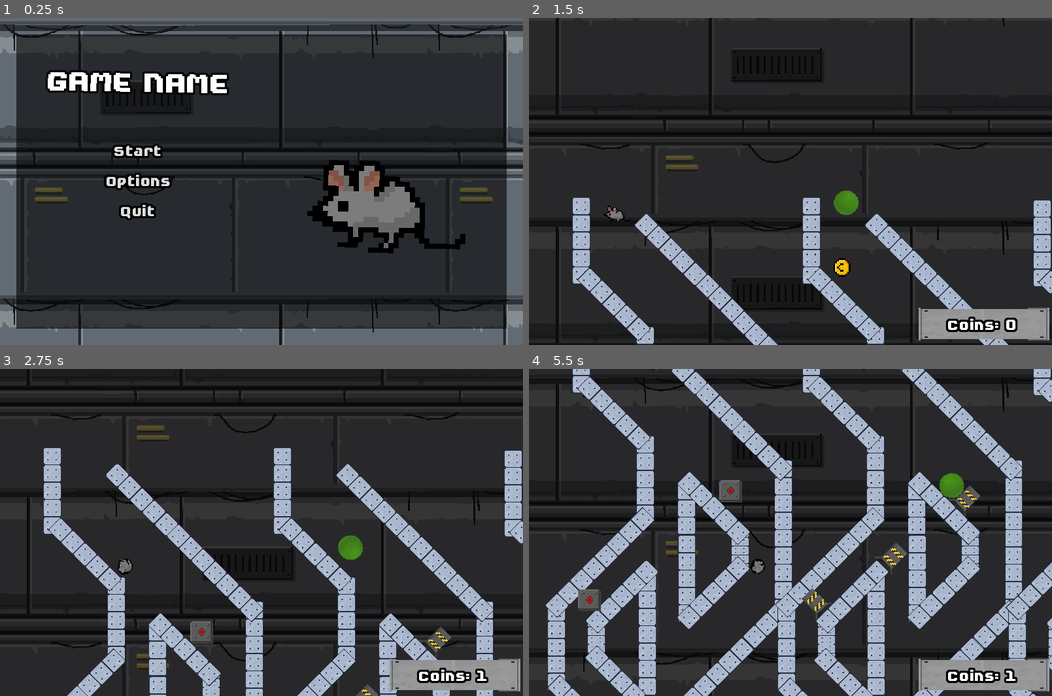
Above: before the commit, frames 1-4 (two rows, left to right).
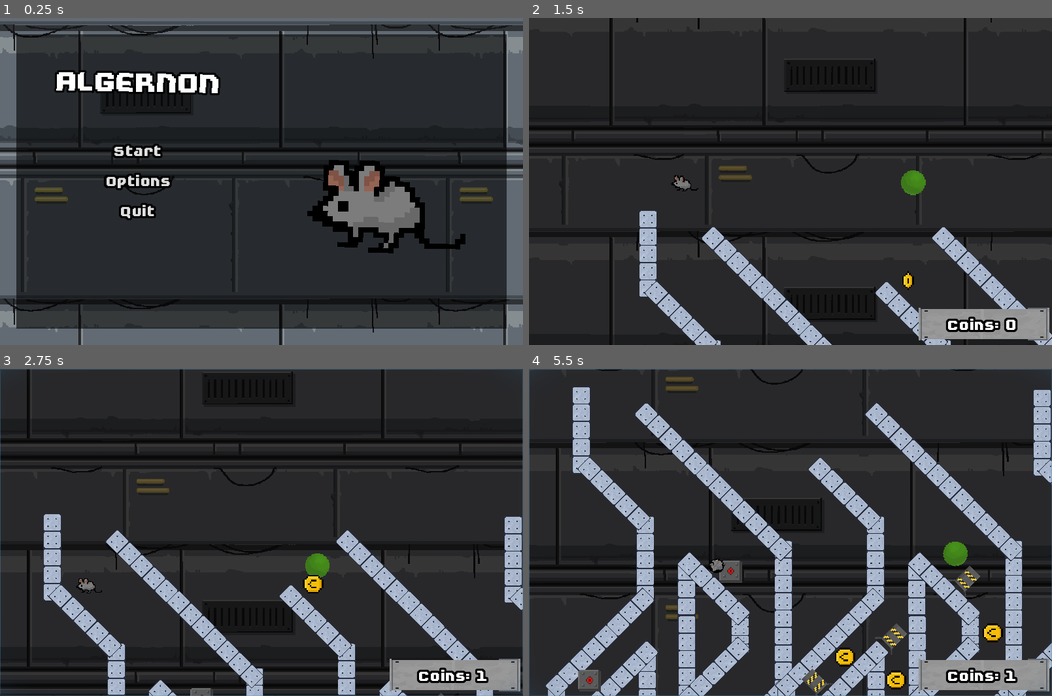
Above: after the commit, the same moments.

Repository: rkblake/TexasGameJam2021
Game: Godot game, scene res://scenes/main.tscn
The game is run twice, just before and just after one commit, with the same random seed, the same clock (stepped at 60 frames per second) and the same inputs.
Inputs (mouse positions are in pixels of both pictures, inside the frame that each line leads up to):
- Up to frame 1 (0.25 s): no input
- Up to frame 2 (1.5 s): click "Start" at 0.5 s; click (790, 299) at 1.25 s, where only the run after the commit has a clickable "NEXT"
- Up to frame 3 (2.75 s): click (261, 532) at 2.02 s
- Up to frame 4 (5.5 s): click (790, 532) at 2.77 s; click (790, 532) at 3.52 s; move the mouse to (905, 516) at 4.27 s; hold Space (ui_select) 4.28-5.03 s; click (905, 516) at 4.42 s; move the mouse to (685, 548) at 5.02 s; tap Space (ui_select) at 5.1, 5.27 s; click (685, 548) at 5.17 s

The runs differ from the first frame. In frame 1, 1.3% of the frame differs, in the area x 8-44%, y 16-24%; in frame 2, 19%; in frame 3, 28%; in frame 4, 38%, in the area x 0-100%, y 0-100%.

Commit message:
marble and mouse respawns, added tutorial, added some sounds

Diff:
--- a/assets/ArtAssets/Coin.tres
+++ b/assets/ArtAssets/Coin.tres
@@ -12,7 +12,7 @@
 [resource]
 animations = [ {
 "frames": [ ExtResource( 4 ), ExtResource( 1 ), ExtResource( 2 ), ExtResource( 3 ) ],
-"loop": true,
+"loop": false,
 "name": "get",
 "speed": 5.0
 }, {
--- a/project.godot
+++ b/project.godot
@@ -14,6 +14,16 @@
 "language": "GDScript",
 "path": "res://scripts/GrowOnHover.gd"
 }, {
+"base": "RigidBody2D",
+"class": "Marble",
+"language": "GDScript",
+"path": "res://scripts/Marble.gd"
+}, {
+"base": "RigidBody2D",
+"class": "Mouse",
+"language": "GDScript",
+"path": "res://scripts/Mouse.gd"
+}, {
 "base": "Node",
 "class": "SwivelEffect",
 "language": "GDScript",
@@ -21,6 +31,8 @@
 } ]
 _global_script_class_icons={
 "GrowOnHover": "",
+"Marble": "",
+"Mouse": "",
 "SwivelEffect": ""
 }
 
@@ -42,6 +54,15 @@
 window/stretch/mode="2d"
 window/stretch/aspect="keep"
 
+[input]
+
+push_button={
+"deadzone": 0.5,
+"events": [ Object(InputEventKey,"resource_local_to_scene":false,"resource_name":"","device":0,"alt":false,"shift":false,"control":false,"meta":false,"command":false,"pressed":false,"scancode":32,"unicode":0,"echo":false,"script":null)
+, Object(InputEventJoypadButton,"resource_local_to_scene":false,"resource_name":"","device":-1,"button_index":0,"pressure":0.0,"pressed":false,"script":null)
+ ]
+}
+
 [physics]
 
 common/enable_pause_aware_picking=true
--- a/scenes/Coin.tscn
+++ b/scenes/Coin.tscn
@@ -1,7 +1,8 @@
-[gd_scene load_steps=4 format=2]
+[gd_scene load_steps=5 format=2]
 
 [ext_resource path="res://scripts/Coin.gd" type="Script" id=1]
 [ext_resource path="res://assets/ArtAssets/Coin.tres" type="SpriteFrames" id=2]
+[ext_resource path="res://assets/sounds/coin.wav" type="AudioStream" id=3]
 
 [sub_resource type="CircleShape2D" id=1]
 radius = 20.2383
@@ -16,6 +17,7 @@
 scale = Vector2( 4, 4 )
 frames = ExtResource( 2 )
 animation = "idle"
+frame = 1
 playing = true
 
 [node name="StaticBody2D" type="Area2D" parent="."]
@@ -23,6 +25,10 @@
 [node name="CollisionShape2D" type="CollisionShape2D" parent="StaticBody2D"]
 shape = SubResource( 1 )
 
-[node name="Tween" type="Tween" parent="."]
+[node name="Timer" type="Timer" parent="."]
+wait_time = 5.0
+
+[node name="AudioStreamPlayer" type="AudioStreamPlayer" parent="."]
+stream = ExtResource( 3 )
 
 [connection signal="body_entered" from="StaticBody2D" to="." method="_on_StaticBody2D_body_entered"]
--- a/scenes/Game.tscn
+++ b/scenes/Game.tscn
@@ -7,17 +7,11 @@
 [ext_resource path="res://scenes/Obstacle.tscn" type="PackedScene" id=5]
 [ext_resource path="res://assets/fonts/FutilePro.tres" type="DynamicFont" id=6]
 [ext_resource path="res://assets/sprites/floor_sprite.png" type="Texture" id=7]
-[ext_resource path="res://assets/ArtAssets/Marble_Animation 1_0.png" type="Texture" id=8]
+[ext_resource path="res://scenes/Marble.tscn" type="PackedScene" id=8]
 [ext_resource path="res://assets/sprites/lighter_background.jpg" type="Texture" id=9]
 [ext_resource path="res://scripts/Teleport.gd" type="Script" id=10]
 [ext_resource path="res://scenes/UIPanel.tscn" type="PackedScene" id=11]
-
-[sub_resource type="PhysicsMaterial" id=3]
-friction = 0.73
-bounce = 0.18
-
-[sub_resource type="CircleShape2D" id=2]
-radius = 28.337
+[ext_resource path="res://assets/sounds/blip.wav" type="AudioStream" id=12]
 
 [sub_resource type="PhysicsMaterial" id=4]
 friction = 0.5
@@ -171,27 +165,15 @@
 "_edit_use_anchors_": false
 }
 
-[node name="Marble" type="RigidBody2D" parent="." groups=[
-"Physics",
-]]
-position = Vector2( 600, -126 )
-collision_layer = 3
-physics_material_override = SubResource( 3 )
-gravity_scale = 2.0
-__meta__ = {
-"_edit_group_": true
-}
-
-[node name="Sprite" type="Sprite" parent="Marble"]
-position = Vector2( -0.472534, 0.629959 )
-scale = Vector2( 2, 2 )
-texture = ExtResource( 8 )
-
-[node name="CollisionShape2D" type="CollisionShape2D" parent="Marble"]
-shape = SubResource( 2 )
-
-[node name="Coin" parent="." instance=ExtResource( 2 )]
-position = Vector2( 589.637, 106.889 )
+[node name="Button" type="Button" parent="GUI"]
+anchor_right = 1.0
+anchor_bottom = 1.0
+flat = true
+__meta__ = {
+"_edit_use_anchors_": false
+}
+
+[node name="Marble" parent="." instance=ExtResource( 8 )]
 
 [node name="LeftWalls" type="Node2D" parent="."]
 __meta__ = {
@@ -790,9 +772,6 @@
 
 [node name="MiddleWalls" type="Node2D" parent="."]
 position = Vector2( 541.027, 0 )
-__meta__ = {
-"_edit_group_": true
-}
 
 [node name="StaticBody2D3" type="StaticBody2D" parent="MiddleWalls"]
 position = Vector2( 149.343, 246.394 )
@@ -814,19 +793,19 @@
 "_edit_use_anchors_": false
 }
 
-[node name="StaticBody2D28" type="StaticBody2D" parent="MiddleWalls"]
-position = Vector2( -1.06686, -57.7935 )
-rotation = 1.5708
-physics_material_override = SubResource( 4 )
-__meta__ = {
-"_edit_group_": true
-}
-
-[node name="CollisionShape2D" type="CollisionShape2D" parent="MiddleWalls/StaticBody2D28"]
-position = Vector2( 101.749, 20.5051 )
-shape = SubResource( 1 )
-
-[node name="ColorRect" type="ColorRect" parent="MiddleWalls/StaticBody2D28"]
+[node name="StaticBody2D29" type="StaticBody2D" parent="MiddleWalls"]
+position = Vector2( 149.343, 246.394 )
+rotation = 1.5708
+physics_material_override = SubResource( 4 )
+__meta__ = {
+"_edit_group_": true
+}
+
+[node name="CollisionShape2D" type="CollisionShape2D" parent="MiddleWalls/StaticBody2D29"]
+position = Vector2( 101.749, 20.5051 )
+shape = SubResource( 1 )
+
+[node name="ColorRect" type="ColorRect" parent="MiddleWalls/StaticBody2D29"]
 material = SubResource( 8 )
 margin_right = 204.0
 margin_bottom = 42.0
@@ -2002,6 +1981,16 @@
 rotation = 1.5708
 scale = Vector2( 1, 1 )
 
+[node name="Obstacle5" parent="Obstacles" instance=ExtResource( 5 )]
+position = Vector2( 801.385, 763.449 )
+rotation = -0.785398
+scale = Vector2( 1, 1 )
+
+[node name="Obstacle6" parent="Obstacles" instance=ExtResource( 5 )]
+position = Vector2( 613.683, 910.38 )
+rotation = 0.785398
+scale = Vector2( 1, 1 )
+
 [node name="Buttons" type="Node2D" parent="."]
 
 [node name="Button" parent="Buttons" instance=ExtResource( 3 )]
@@ -2020,19 +2009,45 @@
 position = Vector2( 1257.09, 546.575 )
 obstacle_path = NodePath("../../Obstacles/Obstacle2")
 
+[node name="Button5" parent="Buttons" instance=ExtResource( 3 )]
+position = Vector2( 1346.89, 777.802 )
+obstacle_path = NodePath("../../Obstacles/Obstacle5")
+
+[node name="Button6" parent="Buttons" instance=ExtResource( 3 )]
+position = Vector2( 1171.59, 932.128 )
+obstacle_path = NodePath("../../Obstacles/Obstacle6")
+
 [node name="Area2D" type="Area2D" parent="."]
 position = Vector2( 183.836, 1195.3 )
 script = ExtResource( 10 )
 __meta__ = {
 "_edit_group_": true
 }
-new_pos = Vector2( 50, -126 )
+new_pos = Vector2( 1150, -126 )
 
 [node name="CollisionShape2D" type="CollisionShape2D" parent="Area2D"]
 shape = SubResource( 16 )
 
-[node name="Area2D2" type="Area2D" parent="."]
+[node name="AudioStreamPlayer" type="AudioStreamPlayer" parent="Area2D"]
+stream = ExtResource( 12 )
+
+[node name="Area2D3" type="Area2D" parent="."]
+position = Vector2( 1265.84, 1205.3 )
+script = ExtResource( 10 )
+__meta__ = {
+"_edit_group_": true
+}
+new_pos = Vector2( 50, -126 )
+
+[node name="CollisionShape2D" type="CollisionShape2D" parent="Area2D3"]
+shape = SubResource( 16 )
+
+[node name="AudioStreamPlayer" type="AudioStreamPlayer" parent="Area2D3"]
+stream = ExtResource( 12 )
+
+[node name="MarbleDetector" type="Area2D" parent="."]
 position = Vector2( 724.634, 1218.77 )
+collision_layer = 3
 collision_mask = 3
 script = ExtResource( 10 )
 __meta__ = {
@@ -2040,7 +2055,7 @@
 }
 new_pos = Vector2( 600, -126 )
 
-[node name="CollisionShape2D" type="CollisionShape2D" parent="Area2D2"]
+[node name="CollisionShape2D" type="CollisionShape2D" parent="MarbleDetector"]
 shape = SubResource( 16 )
 
 [node name="Mouse" parent="." groups=[
@@ -2056,11 +2071,33 @@
 zoom = Vector2( 1.2, 1.2 )
 drag_margin_h_enabled = true
 drag_margin_v_enabled = true
+smoothing_enabled = true
 offset_h = 1.0
 drag_margin_left = 0.8
-drag_margin_right = 0.8
+drag_margin_right = 0.6
 editor_draw_limits = true
 editor_draw_drag_margin = true
 
+[node name="Coins" type="Node2D" parent="."]
+
+[node name="Coin" parent="Coins" instance=ExtResource( 2 )]
+position = Vector2( 589.637, 106.889 )
+
+[node name="Coin2" parent="Coins" instance=ExtResource( 2 )]
+position = Vector2( 943.497, 520.08 )
+
+[node name="Coin3" parent="Coins" instance=ExtResource( 2 )]
+position = Vector2( 596.485, 577.291 )
+
+[node name="Coin4" parent="Coins" instance=ExtResource( 2 )]
+position = Vector2( 716.485, 631.291 )
+
+[node name="Coin5" parent="Coins" instance=ExtResource( 2 )]
+position = Vector2( 546.485, 847.291 )
+
+[node name="Coin6" parent="Coins" instance=ExtResource( 2 )]
+position = Vector2( 721.485, 1146.29 )
+
 [connection signal="body_entered" from="Area2D" to="Area2D" method="_on_Area2D_body_entered"]
-[connection signal="body_entered" from="Area2D2" to="Area2D2" method="_on_Area2D_body_entered"]
+[connection signal="body_entered" from="Area2D3" to="Area2D3" method="_on_Area2D_body_entered"]
+[connection signal="body_entered" from="MarbleDetector" to="MarbleDetector" method="_on_Area2D_body_entered"]
--- /dev/null
+++ b/scenes/Marble.tscn
@@ -0,0 +1,31 @@
+[gd_scene load_steps=5 format=2]
+
+[ext_resource path="res://assets/ArtAssets/Marble_Animation 1_0.png" type="Texture" id=1]
+[ext_resource path="res://scripts/Marble.gd" type="Script" id=2]
+
+[sub_resource type="PhysicsMaterial" id=1]
+friction = 0.73
+bounce = 0.18
+
+[sub_resource type="CircleShape2D" id=2]
+radius = 28.337
+
+[node name="Marble" type="RigidBody2D" groups=[
+"Physics",
+]]
+position = Vector2( 600, -126 )
+collision_layer = 3
+physics_material_override = SubResource( 1 )
+gravity_scale = 2.0
+script = ExtResource( 2 )
+__meta__ = {
+"_edit_group_": true
+}
+
+[node name="Sprite" type="Sprite" parent="."]
+position = Vector2( -0.472534, 0.629959 )
+scale = Vector2( 2, 2 )
+texture = ExtResource( 1 )
+
+[node name="CollisionShape2D" type="CollisionShape2D" parent="."]
+shape = SubResource( 2 )
--- /dev/null
+++ b/scenes/Tutorial.tscn
@@ -0,0 +1,94 @@
+[gd_scene load_steps=6 format=2]
+
+[ext_resource path="res://assets/fonts/FutilePro.tres" type="DynamicFont" id=1]
+[ext_resource path="res://assets/fonts/FutileProLarge.tres" type="DynamicFont" id=2]
+[ext_resource path="res://scripts/Tutorial.gd" type="Script" id=3]
+[ext_resource path="res://scripts/GrowOnHover.gd" type="Script" id=4]
+[ext_resource path="res://scenes/Game.tscn" type="PackedScene" id=5]
+
+[node name="Tutorial" type="Control"]
+pause_mode = 2
+anchor_right = 1.0
+anchor_bottom = 1.0
+script = ExtResource( 3 )
+__meta__ = {
+"_edit_use_anchors_": false
+}
+next_scene = ExtResource( 5 )
+
+[node name="ColorRect" type="ColorRect" parent="."]
+modulate = Color( 0, 0, 0, 0.501961 )
+anchor_right = 1.0
+anchor_bottom = 1.0
+__meta__ = {
+"_edit_use_anchors_": false
+}
+
+[node name="MarginContainer" type="MarginContainer" parent="."]
+anchor_right = 1.0
+anchor_bottom = 1.0
+custom_constants/margin_right = 200
+custom_constants/margin_top = 50
+custom_constants/margin_left = 200
+custom_constants/margin_bottom = 50
+__meta__ = {
+"_edit_use_anchors_": false
+}
+
+[node name="ColorRect" type="ColorRect" parent="MarginContainer"]
+margin_left = 200.0
+margin_top = 50.0
+margin_right = 824.0
+margin_bottom = 590.0
+color = Color( 0.160784, 0.615686, 0.862745, 1 )
+
+[node name="MarginContainer" type="MarginContainer" parent="MarginContainer"]
+margin_left = 200.0
+margin_top = 50.0
+margin_right = 824.0
+margin_bottom = 590.0
+custom_constants/margin_right = 24
+custom_constants/margin_top = 24
+custom_constants/margin_left = 24
+custom_constants/margin_bottom = 24
+
+[node name="VBoxContainer" type="VBoxContainer" parent="MarginContainer/MarginContainer"]
+margin_left = 24.0
+margin_top = 24.0
+margin_right = 600.0
+margin_bottom = 516.0
+custom_constants/separation = 24
+
+[node name="Label" type="Label" parent="MarginContainer/MarginContainer/VBoxContainer"]
+margin_right = 576.0
+margin_bottom = 56.0
+custom_fonts/font = ExtResource( 2 )
+text = "TUTORIAL"
+align = 1
+
+[node name="Label2" type="Label" parent="MarginContainer/MarginContainer/VBoxContainer"]
+margin_top = 91.0
+margin_right = 576.0
+margin_bottom = 274.0
+size_flags_vertical = 14
+custom_fonts/font = ExtResource( 1 )
+text = "When the mouse is over a button push Space or touch the screen to stick to the button. Each button opens a gate for the marble in the middle. Collect as many coins as you can."
+align = 1
+autowrap = true
+
+[node name="Next" type="Button" parent="MarginContainer/MarginContainer/VBoxContainer"]
+margin_top = 458.0
+margin_right = 576.0
+margin_bottom = 492.0
+rect_pivot_offset = Vector2( 288, 17 )
+focus_mode = 0
+size_flags_vertical = 10
+custom_fonts/font = ExtResource( 1 )
+enabled_focus_mode = 0
+text = "NEXT"
+flat = true
+
+[node name="GrowOnHover" type="Node" parent="MarginContainer/MarginContainer/VBoxContainer/Next"]
+script = ExtResource( 4 )
+
+[connection signal="pressed" from="MarginContainer/MarginContainer/VBoxContainer/Next" to="." method="_on_Next_pressed"]
--- a/scenes/main.tscn
+++ b/scenes/main.tscn
@@ -6,7 +6,7 @@
 [ext_resource path="res://assets/ArtAssets/Mouse_Idle.tres" type="Texture" id=4]
 [ext_resource path="res://scripts/Swivel.gd" type="Script" id=5]
 [ext_resource path="res://scripts/GrowOnHover.gd" type="Script" id=6]
-[ext_resource path="res://scenes/Game.tscn" type="PackedScene" id=7]
+[ext_resource path="res://scenes/Tutorial.tscn" type="PackedScene" id=7]
 [ext_resource path="res://assets/ArtAssets/MousePet.tres" type="Texture" id=8]
 [ext_resource path="res://assets/sprites/lighter_background.jpg" type="Texture" id=9]
 
@@ -21,7 +21,7 @@
 __meta__ = {
 "_edit_use_anchors_": false
 }
-game_scene = ExtResource( 7 )
+next_scene = ExtResource( 7 )
 mouse_pet = ExtResource( 8 )
 mouse_idle = ExtResource( 4 )
 
@@ -71,13 +71,13 @@
 size_flags_vertical = 3
 
 [node name="Title" type="Label" parent="MarginContainer/HBoxContainer/VBoxContainer/CenterContainer"]
-margin_left = 61.0
+margin_left = 78.0
 margin_top = 66.0
-margin_right = 417.0
+margin_right = 400.0
 margin_bottom = 122.0
 rect_pivot_offset = Vector2( 178, 28 )
 custom_fonts/font = ExtResource( 3 )
-text = "GAME NAME"
+text = "ALGERNON"
 
 [node name="SwivelEffect" type="Node" parent="MarginContainer/HBoxContainer/VBoxContainer/CenterContainer/Title"]
 script = ExtResource( 5 )
--- a/scripts/Coin.gd
+++ b/scripts/Coin.gd
@@ -10,5 +10,10 @@
 
 func _on_StaticBody2D_body_entered(body):
 	emit_signal('touch_coin')
-	#TODO play tween
-	queue_free()
+	$AudioStreamPlayer.play()
+	$AnimatedSprite.animation = 'get'
+	$StaticBody2D/CollisionShape2D.set_deferred('disabled', true)
+	$Timer.start()
+	yield($Timer, 'timeout')
+	$AnimatedSprite.animation = 'idle'
+	$StaticBody2D/CollisionShape2D.set_deferred('disabled', false)
--- a/scripts/Game.gd
+++ b/scripts/Game.gd
@@ -1,6 +1,8 @@
 extends Node2D
 
 onready var options_scene: PackedScene = preload('res://scenes/Options.tscn')
+onready var marble_scene: PackedScene = preload('res://scenes/Marble.tscn')
+onready var marble = $Marble
 
 #const GRAVITY = 800
 var is_in_button := false
@@ -17,12 +19,16 @@
 	for coin in get_tree().get_nodes_in_group('Coin'):
 		coin.connect('touch_coin', self, '_on_Coin_touch_coin')
 
+	$MarbleDetector.connect('object_teleport', self, '_on_object_teleport')
+	$Area2D.connect('object_teleport', self, '_on_object_teleport')
+	$Area2D3.connect('object_teleport', self, '_on_object_teleport')
+
 
 func _physics_process(delta):
-	if is_in_button and Input.is_action_pressed('ui_select'):
+	if is_in_button and (Input.is_action_pressed('push_button') or $GUI/Button.pressed):
 		$Mouse.sleeping = true
-		$Mouse.position.linear_interpolate(_button.position, 0.5)
-	if is_in_button and Input.is_action_just_released('ui_select'):
+#		$Mouse.position.linear_interpolate(_button.position, 0.5)
+	if is_in_button and (Input.is_action_just_released('push_button') or $GUI/Button.pressed):
 		$Mouse.sleeping = false
 #		var distance := Vector2(_button.position - $Mouse.position)
 #		var force := GRAVITY / distance.length_squared()
@@ -51,7 +57,7 @@
 
 
 func _on_Button_button_pressed(button):
-	$Marble.add_central_force(Vector2(0, 200)) #need force to get ball rolling again
+	marble.add_central_force(Vector2(0, 200)) #need force to get ball rolling again
 
 
 func _on_Button_button_released(button):
@@ -67,3 +73,15 @@
 #	for objects in get_tree().get_nodes_in_group('Physics'):
 #		objects.sleeping = false
 	get_tree().paused = false
+
+
+func _on_object_teleport(obj):
+	if obj is Marble:
+		marble.queue_free()
+		var new_marble = marble_scene.instance()
+		new_marble.position = Vector2(600, -126)
+		new_marble.name = 'Marble'
+		add_child(new_marble)
+		marble = new_marble
+	elif obj is Mouse:
+		$Mouse/Camera2D.offset_h *= -1
--- /dev/null
+++ b/scripts/Marble.gd
@@ -0,0 +1,5 @@
+class_name Marble
+extends RigidBody2D
+
+func _ready():
+	pass
--- a/scripts/Mouse.gd
+++ b/scripts/Mouse.gd
@@ -1,3 +1,4 @@
+class_name Mouse
 extends RigidBody2D
 
 func _ready():
--- a/scripts/Teleport.gd
+++ b/scripts/Teleport.gd
@@ -1,6 +1,8 @@
 extends Area2D
 
 export var new_pos: Vector2
+
+signal object_teleport(obj_name)
 
 func _ready():
 	pass
@@ -8,3 +10,6 @@
 
 func _on_Area2D_body_entered(body):
 	body.set_deferred('position', new_pos)
+	if body is Mouse:
+		$AudioStreamPlayer.play()
+	emit_signal('object_teleport', body)
--- /dev/null
+++ b/scripts/Tutorial.gd
@@ -0,0 +1,10 @@
+extends Control
+
+export var next_scene: PackedScene
+
+func _ready():
+	pass
+
+
+func _on_Next_pressed():
+	get_tree().change_scene_to(next_scene)
--- a/scripts/main.gd
+++ b/scripts/main.gd
@@ -1,7 +1,7 @@
 extends Node
 
 onready var options_scene: PackedScene = preload('res://scenes/Options.tscn')
-export var game_scene: PackedScene
+export var next_scene: PackedScene
 export var mouse_pet: AnimatedTexture
 export var mouse_idle: AnimatedTexture
 
@@ -15,8 +15,8 @@
 
 
 func _on_Start_pressed():
-	if game_scene:
-		get_tree().change_scene_to(game_scene)
+	if next_scene:
+		get_tree().change_scene_to(next_scene)
 
 
 func _on_Quit_pressed():
Not shown, added: assets/sounds/bounce1.wav.import
Not shown, changed: export_presets.cfg
Not shown: 1 places in scenes/Game.tscn that only renumber resources
Not shown, added: assets/sounds/blip.wav
Not shown, added: assets/sounds/bounce1.wav
Not shown, added: assets/sounds/coin.wav
